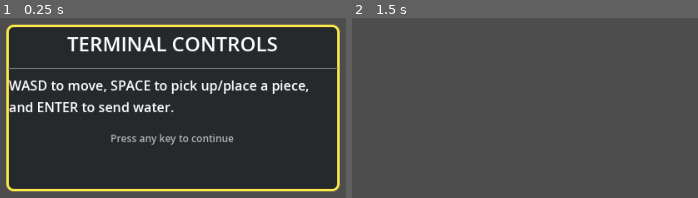
Above: before the commit, frames 1-2 (left to right).
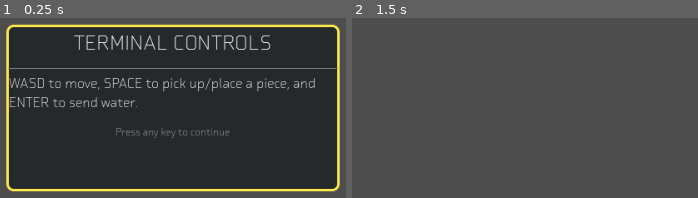
Above: after the commit, the same moments.

Repository: The-Spark-Industries/spark-energy
Game: Godot game, scene res://Master Scenes/TerminalTutorialOverlay.tscn
The game is run twice, just before and just after one commit, with the same random seed, the same clock (stepped at 60 frames per second) and the same inputs. This scene is started directly instead of the project's main scene.
Inputs:
- Up to frame 1 (0.25 s): no input
- Up to frame 2 (1.5 s): tap Enter (ui_accept) at 0.5, 1.25 s; hold E (e) 0.53-1.28 s; hold 2 (inventoryright) from 0.53 s (still down); tap Space (jump) at 0.77 s; tap E (e) at 1.35 s

The runs differ from the first frame. In frame 1, 9.8% of the frame differs, in the area x 2-92%, y 9-71%; in frame 2, nothing differs.
Error before the commit: Invalid assignment of property or key 'theme' with value of type 'Theme' on a base object of type 'CanvasLayer (TerminalTutorialOverlay.gd)'. (res://Scripts/Te…

Commit message:
Terminal fix

Diff:
--- a/Scripts/TerminalTutorialOverlay.gd
+++ b/Scripts/TerminalTutorialOverlay.gd
@@ -22,11 +22,11 @@
 
 func _process(delta: float) -> void:
 	if (Global.fontChoice==0):
-		self.theme=load("res://Assets/Visual/Lingua.tres")
+		$PanelContainer.theme=load("res://Assets/Visual/Lingua.tres")
 	if (Global.fontChoice==1):
-		self.theme=load("res://Assets/Visual/lingualight.tres")
+		$PanelContainer.theme=load("res://Assets/Visual/lingualight.tres")
 	if (Global.fontChoice==2):
-		self.theme=load("res://Assets/Visual/Receipt.tres")
+		$PanelContainer.theme=load("res://Assets/Visual/Receipt.tres")
 
 func _input(event: InputEvent) -> void:
 	if not _can_dismiss:
